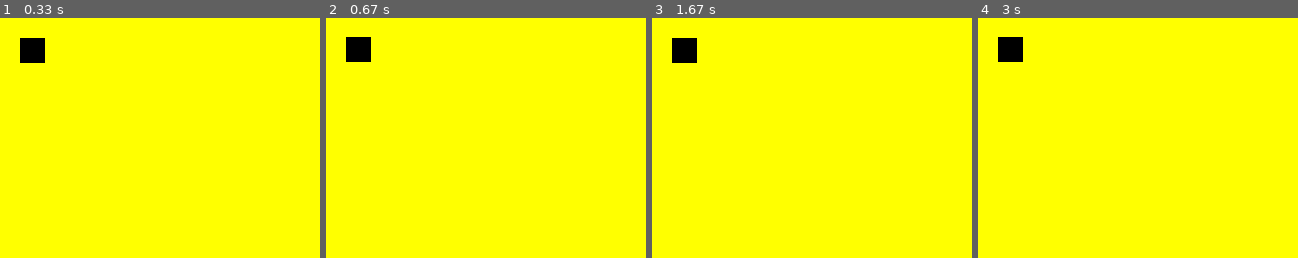
Above: before the commit, frames 1-4 (left to right).
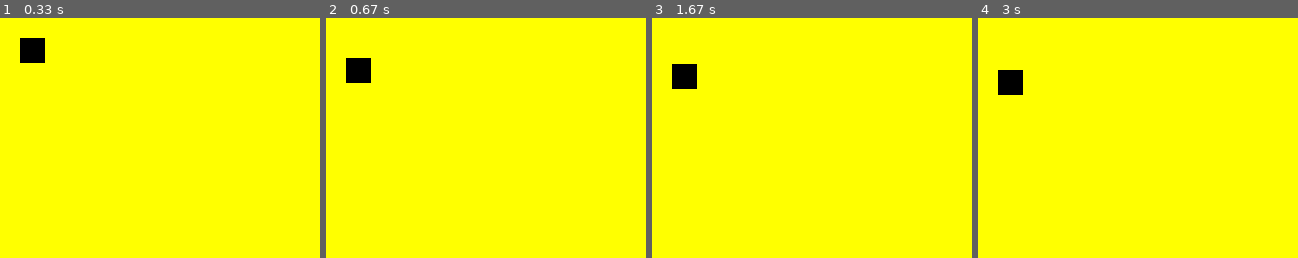
Above: after the commit, the same moments.

Repository: sherzberg/volunteering-waukee-highschool
Game: pygame game, started from examples/pygame-surfaces.py
The game is run twice, just before and just after one commit, with the same random seed, the same clock (stepped at 60 frames per second) and the same inputs.
Inputs:
- Up to frame 1 (0.33 s): no input
- Up to frame 2 (0.67 s): hold Up from 0.33 s (still down)
- Up to frame 3 (1.67 s): release Up at 0.8 s; hold Down 0.83-1.13 s; hold Up 1.17-1.53 s; hold Down from 1.57 s (still down)
- Up to frame 4 (3 s): release Down at 1.93 s; hold Up 1.97-2.27 s; hold Down 2.3-2.6 s; hold Up from 2.63 s (still down)
The pictures show only the part of the screen within x 0-50%, y 0-50%; the shares and areas given below are measured in that part.

Frame 1 is identical in both runs. In frame 2, 1.4% of the frame differs, in the area x 6-15%, y 7-28%; in frame 3, 1.6%, in the area x 6-15%, y 8-30%; in frame 4, 1.6%.

Commit message:
cleaning up surfaces

Diff:
--- a/examples/pygame-surfaces.py
+++ b/examples/pygame-surfaces.py
@@ -1,5 +1,6 @@
 import pygame
 pygame.init()
+
 
 def main():
     screen = pygame.display.set_mode((640, 480))
@@ -17,6 +18,7 @@
     running = True
     clock = pygame.time.Clock()
 
+    direction = (0, 0)
     while running:
         for event in pygame.event.get():
             if event.type == pygame.QUIT:
@@ -27,17 +29,15 @@
                 if event.key == pygame.K_ESCAPE:
                     running = False
                 elif event.key == pygame.K_UP:
-                    box_y -= 1
+                    direction = (0, 1)
                 elif event.key == pygame.K_DOWN:
-                    box_y += 1
-            elif event.type == pygame.MOUSEBUTTONDOWN:
-                line_start = pygame.mouse.get_pos()
-                pygame.draw.circle(background, (0, 0, 0), line_start, 5)
-            elif event.type == pygame.MOUSEBUTTONUP:
-                line_end = pygame.mouse.get_pos()
-                pygame.draw.line(background, (0, 0, 0), line_start, line_end, 3)
+                    direction = (0, -1)
+            elif event.type == pygame.KEYUP:
+                direction = (0, 0)
 
         screen.blit(background, (0, 0))
+        box_x += direction[0]
+        box_y += direction[1]
         screen.blit(box, (box_x, box_y))
         pygame.display.flip()
 
